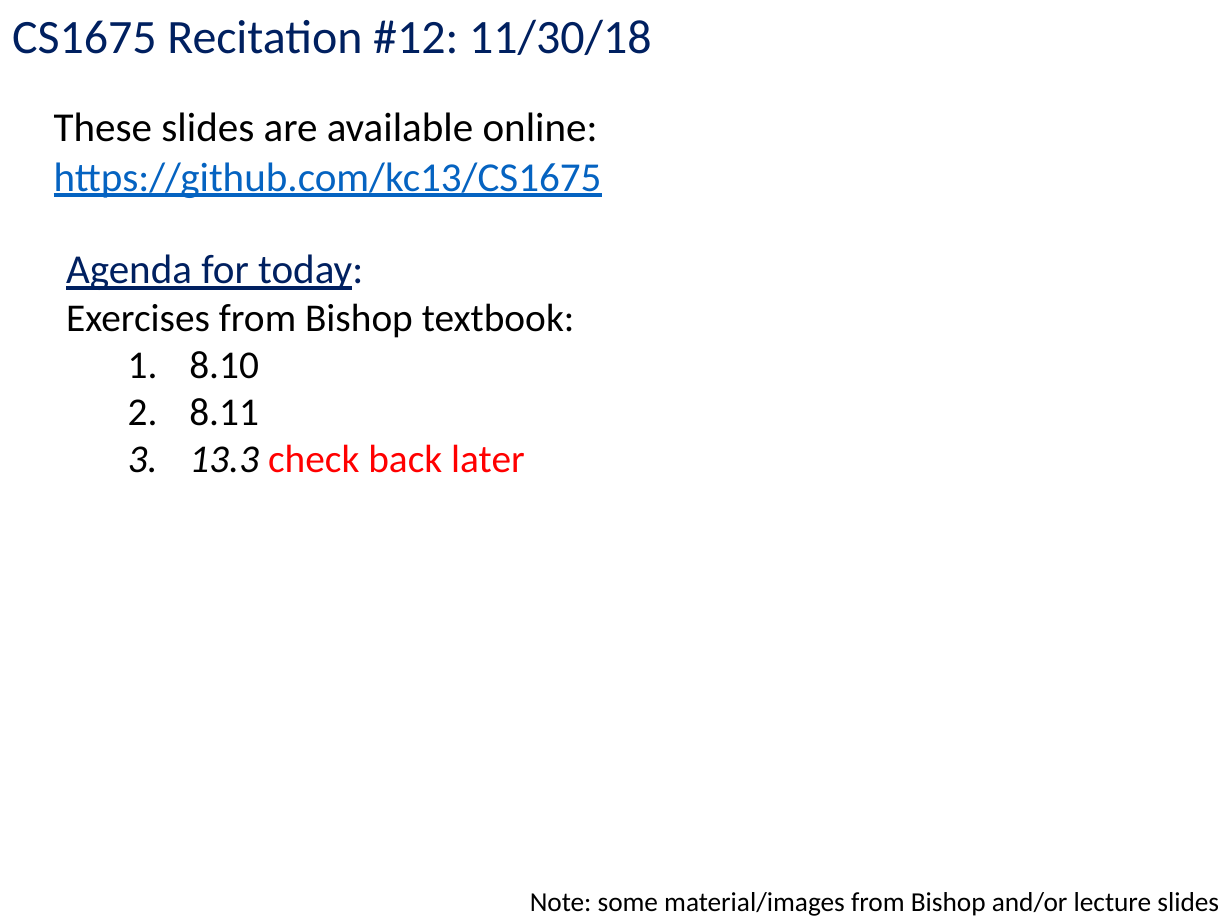
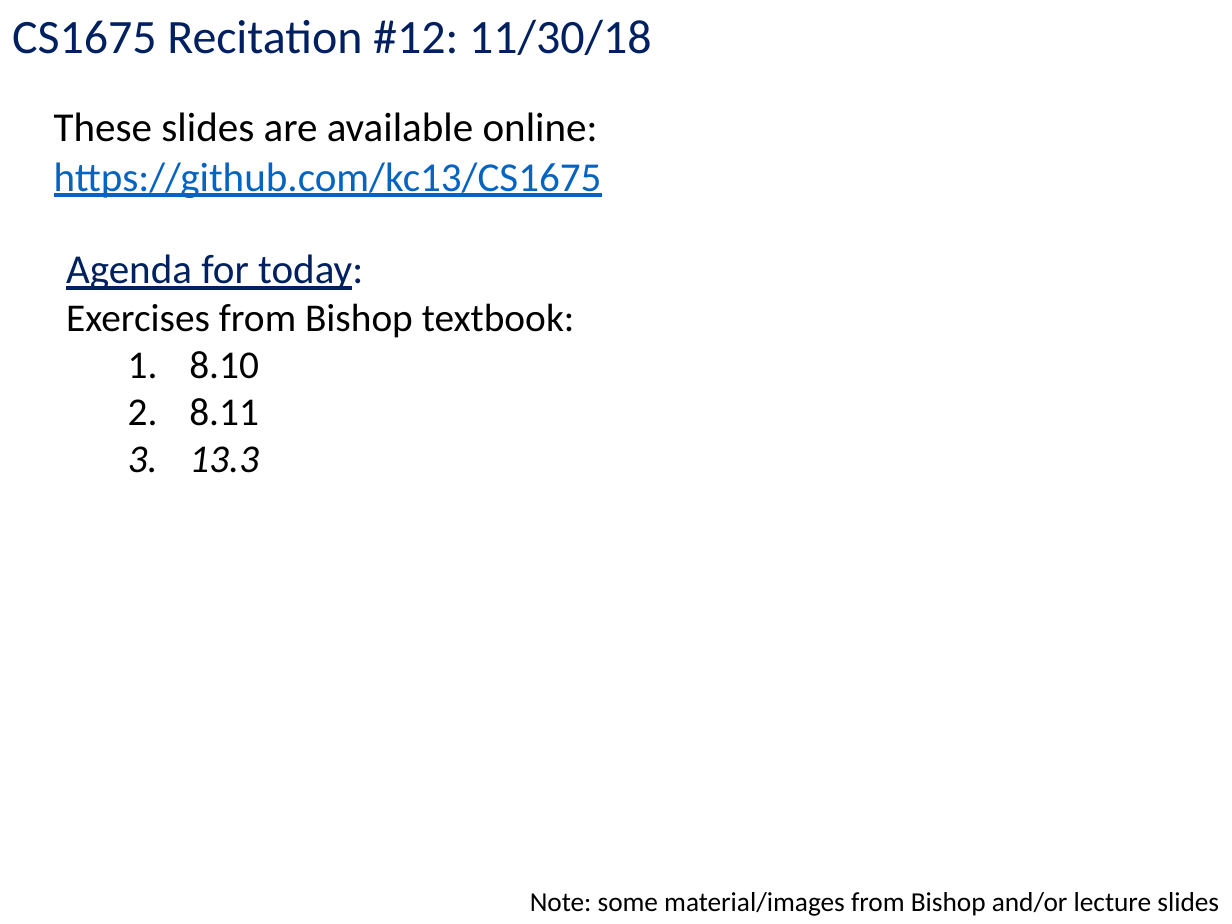
Before and after one commit to kc13/CS1675, a slide deck: slide 1 of recitation12/cs1675_rec12_nov30.pptx. Drawn at 1232x924 pixels with LibreOffice and Linux fonts; fonts in the diff are those of the drawing. Boxes give left, top, right and bottom in pixels: in the first picture for what was removed or moved away, otherwise in the second. Text is boxed around its words. In the diff, an @@ line names an element or a change of style, - is before the commit and + after.

```diff
--- a/recitation12/cs1675_rec12_nov30.pptx
+++ b/recitation12/cs1675_rec12_nov30.pptx
@@ text at <box>189,446,259,473</box>: text changed; text colour #FF0000 to #000000; italic on @@
-  3. 13.3 check back later
+  3. 13.3
```
Also in this commit, not shown: 1 other slide changed, 7 slides added.
